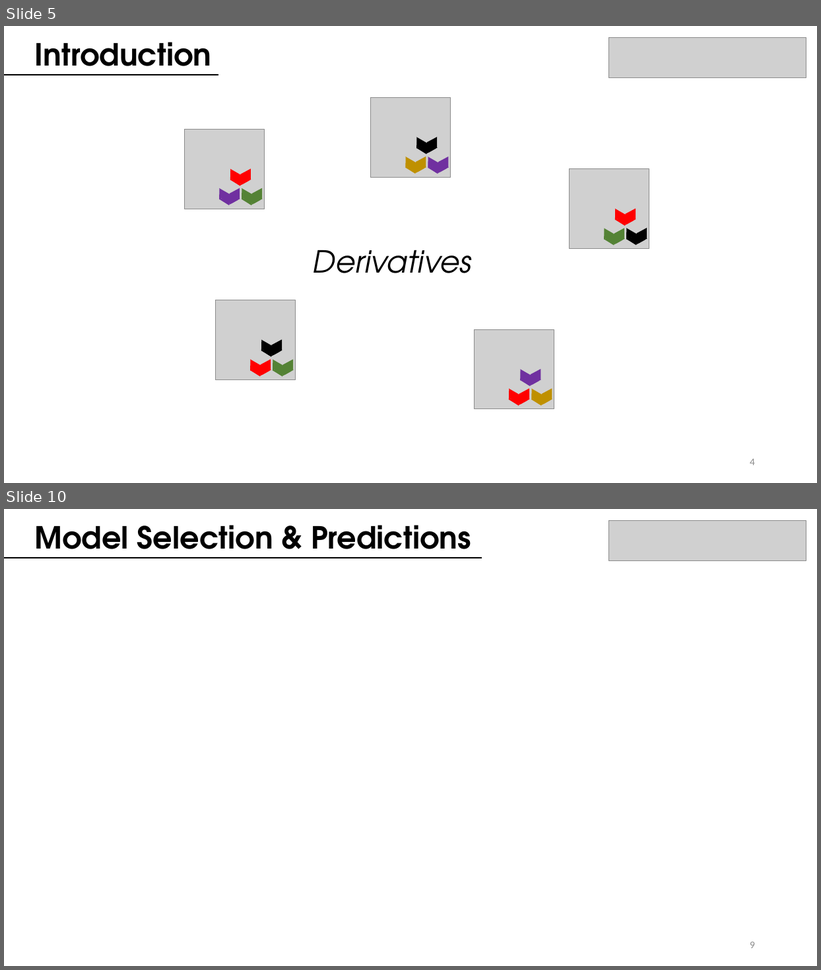
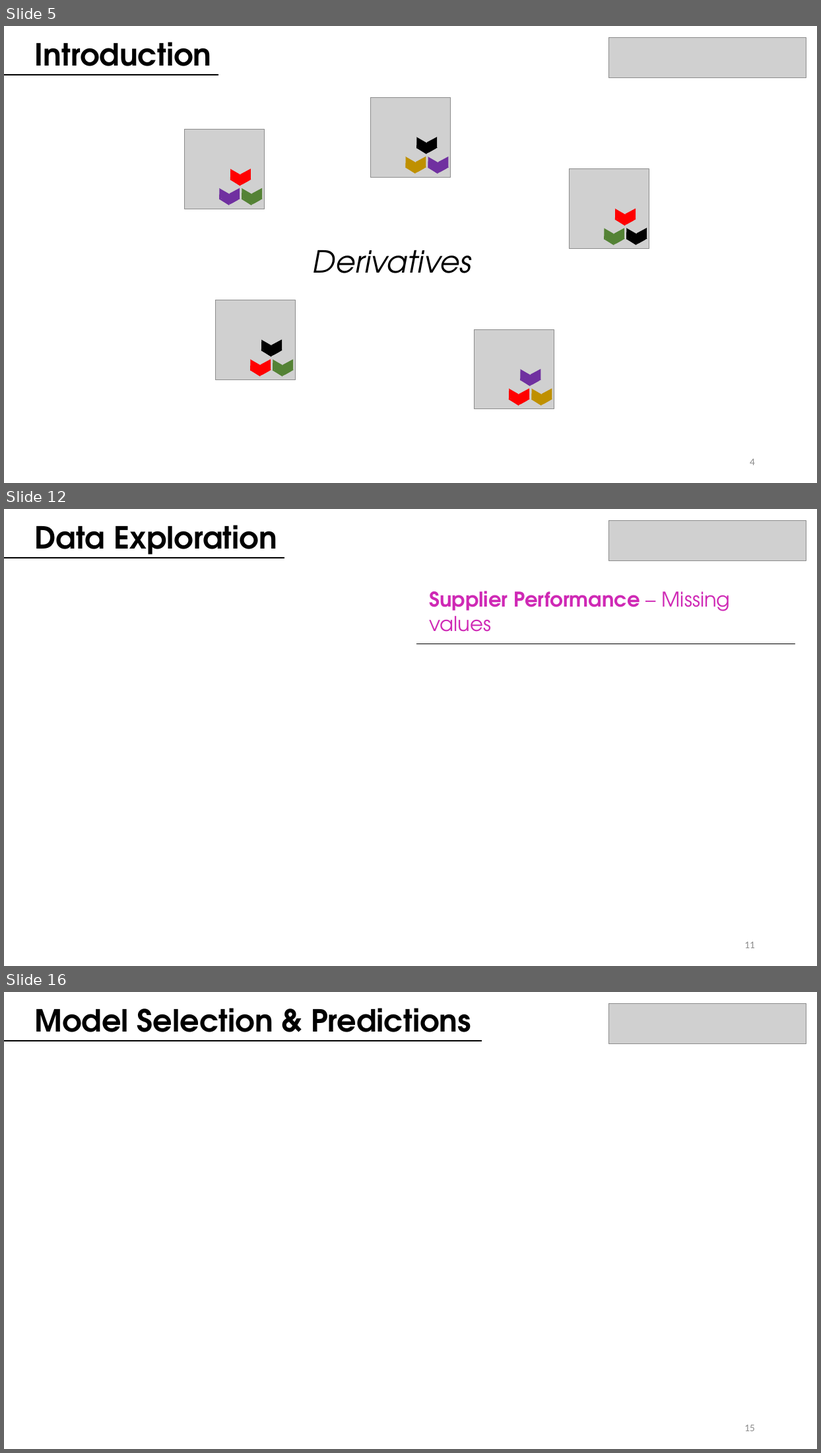
Before and after one commit to juanbeta98/DataScienceStudyCase, a slide deck: BMW ML Case Study.pptx. Shown one above the other, each under a label of ours: slides 5 and 10 before the commit, slides 5, 12 and 16 after it; the slides between them are not shown. The pictures are 821x970 and 821x1453 pixels, drawn with LibreOffice and Linux fonts; fonts in the diff are those of the drawing; grey boxes stand for pictures. Boxes give left, top, right and bottom in pixels: in the first picture for what was removed or moved away, otherwise in the second. Text is boxed around its words. In the diff, an @@ line names an element or a change of style, - is before the commit and + after.

```diff
--- a/BMW ML Case Study.pptx
+++ b/BMW ML Case Study.pptx
@@ slide 12 added at bbox=[4, 509, 817, 966], background #FFFFFF @@
@@ text added at bbox=[35, 525, 277, 559], 36 pt, text #000000, bold @@
+Data Exploration
@@ picture added at bbox=[609, 521, 806, 561] @@
@@ line added from (4, 557) to (284, 557), #000000 0.5 pt @@
@@ line added from (4, 559) to (284, 559), #000000 0.5 pt @@
@@ text added at bbox=[429, 591, 731, 632], 24 pt, text #CF29B5, bold @@
+Supplier Performance – Missing values
@@ line added from (417, 644) to (795, 644), #000000 0.5 pt @@
@@ page number added at bbox=[745, 942, 755, 949], 12 pt, text #8C8C8C @@
+11
@@ what was slide 10 is now slide 16 @@
@@ page number at bbox=[745, 1425, 755, 1432]: text changed @@
-9
+15
```
Also in this commit, not shown: 3 slides changed, 6 other slides added, 1 slide removed, 2 other files.
